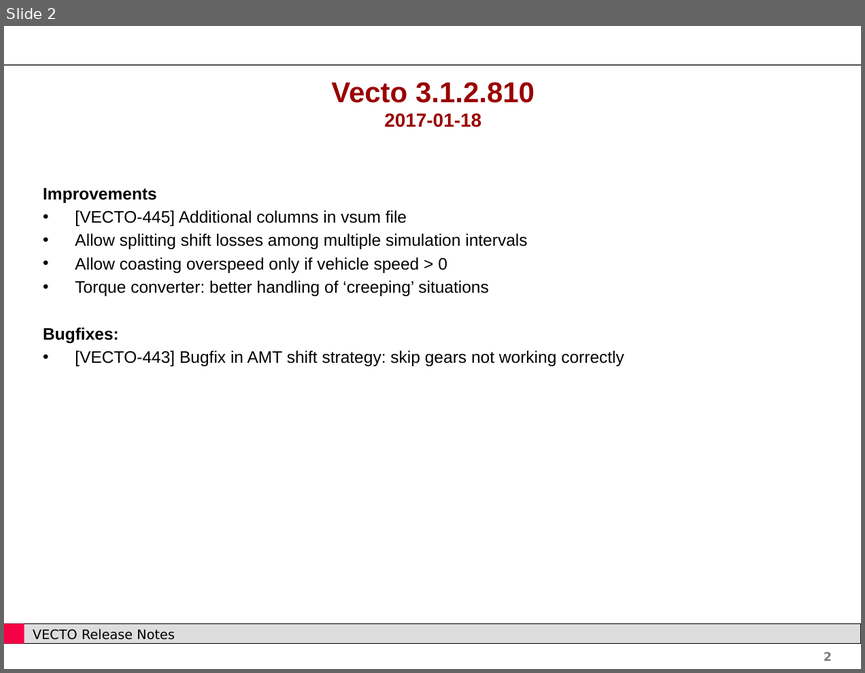
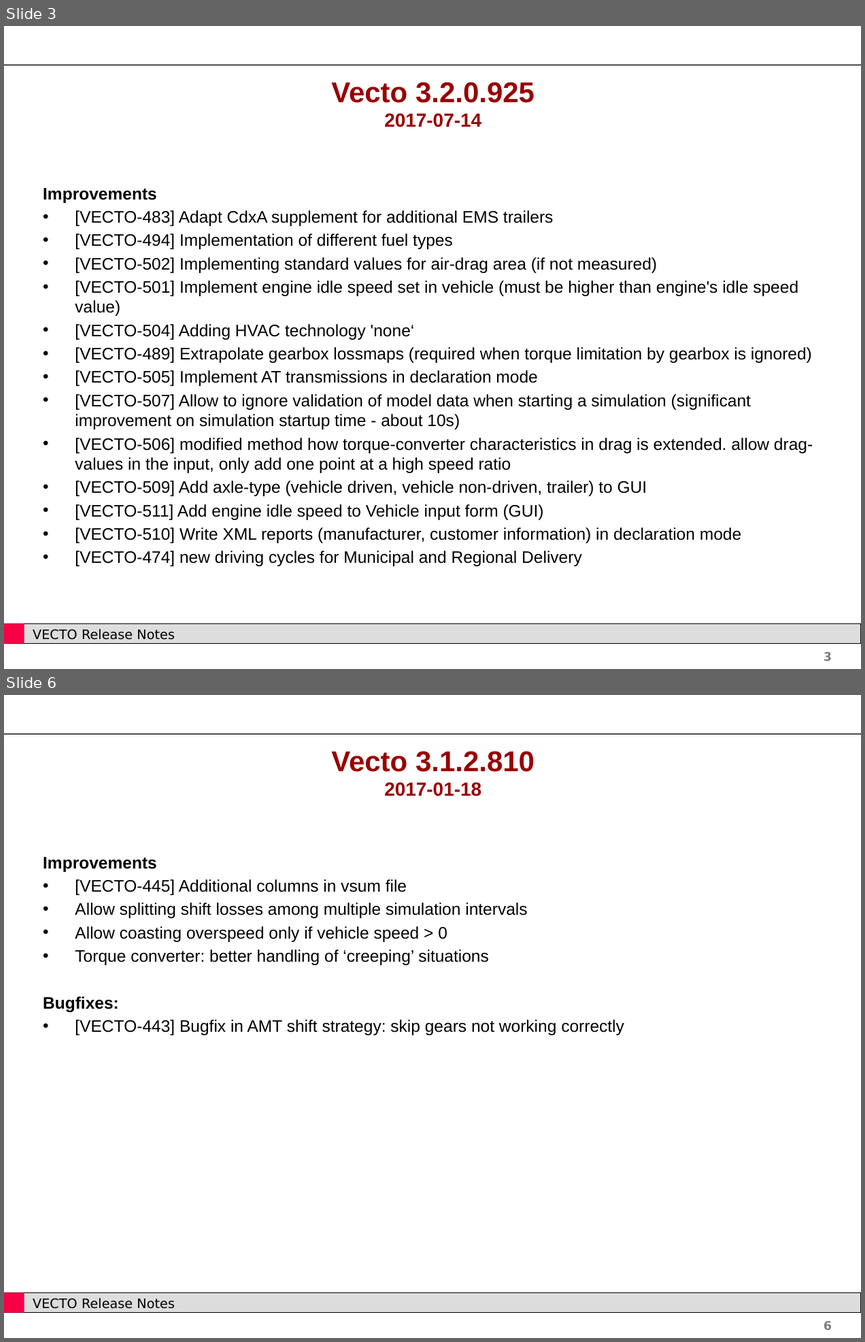
Before and after one commit to tanawadeatharva/BharatVECTO, a slide deck: Documentation/User Manual Source/Release Notes Vecto3.x.pptx. Shown one above the other, each under a label of ours: slide 2 before the commit, slides 3 and 6 after it; the slides between them are not shown. The pictures are 865x673 and 865x1342 pixels, drawn with LibreOffice and Linux fonts; fonts in the diff are those of the drawing; background and template pictures are left out. Boxes give left, top, right and bottom in pixels: in the first picture for what was removed or moved away, otherwise in the second. Text is boxed around its words. In the diff, an @@ line names an element or a change of style, - is before the commit and + after.

```diff
--- a/Documentation/User Manual Source/Release Notes Vecto3.x.pptx
+++ b/Documentation/User Manual Source/Release Notes Vecto3.x.pptx
@@ slide 3 added at box(4, 26, 861, 669), background #FFFFFF; not listed: 5 template elements that a slide beside it also shows @@
@@ title added at box(331, 82, 534, 127), 24 pt, text #990000, bold @@
+Vecto 3.2.0.925
+2017-07-14
@@ text added at box(43, 188, 813, 566), 14 pt, text #000000 @@
+Improvements
+• [VECTO-483] Adapt CdxA supplement for additional EMS trailers
+• [VECTO-494] Implementation of different fuel types
+• [VECTO-502] Implementing standard values for air-drag area (if not measured)
+• [VECTO-501] Implement engine idle speed set in vehicle (must be higher than engine's idle speed value)
+• [VECTO-504] Adding HVAC technology 'none‘
+• [VECTO-489] Extrapolate gearbox lossmaps (required when torque limitation by gearbox is ignored)
+• [VECTO-505] Implement AT transmissions in declaration mode
+• [VECTO-507] Allow to ignore validation of model data when starting a simulation (significant improvement on simulation startup time - about 10s)
+• [VECTO-506] modified method how torque-converter characteristics in drag is extended. allow drag-values in the input, only add one point at a high speed ratio
+• [VECTO-509] Add axle-type (vehicle driven, vehicle non-driven, trailer) to GUI
+• [VECTO-511] Add engine idle speed to Vehicle input form (GUI)
+• [VECTO-510] Write XML reports (manufacturer, customer information) in declaration mode
+• [VECTO-474] new driving cycles for Municipal and Regional Delivery
@@ what was slide 2 is now slide 6 @@
@@ page number at box(823, 1321, 832, 1329): text changed @@
-2
+6
```
Also in this commit, not shown: 1 slide changed, 3 other slides added.
